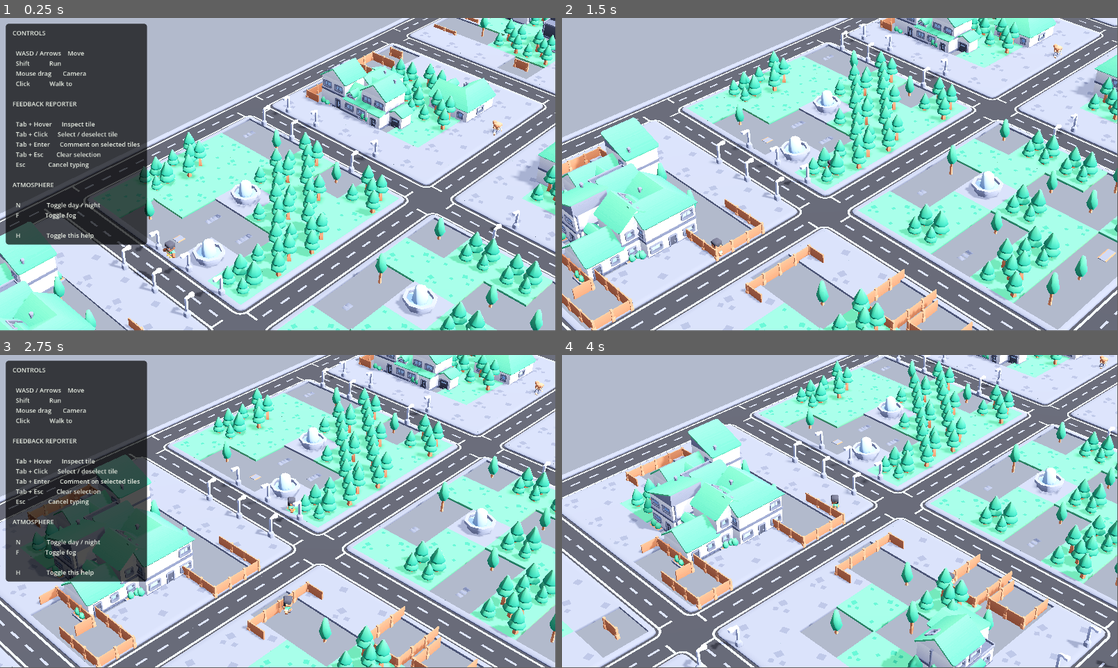
Above: before the commit, frames 1-4 (two rows, left to right).
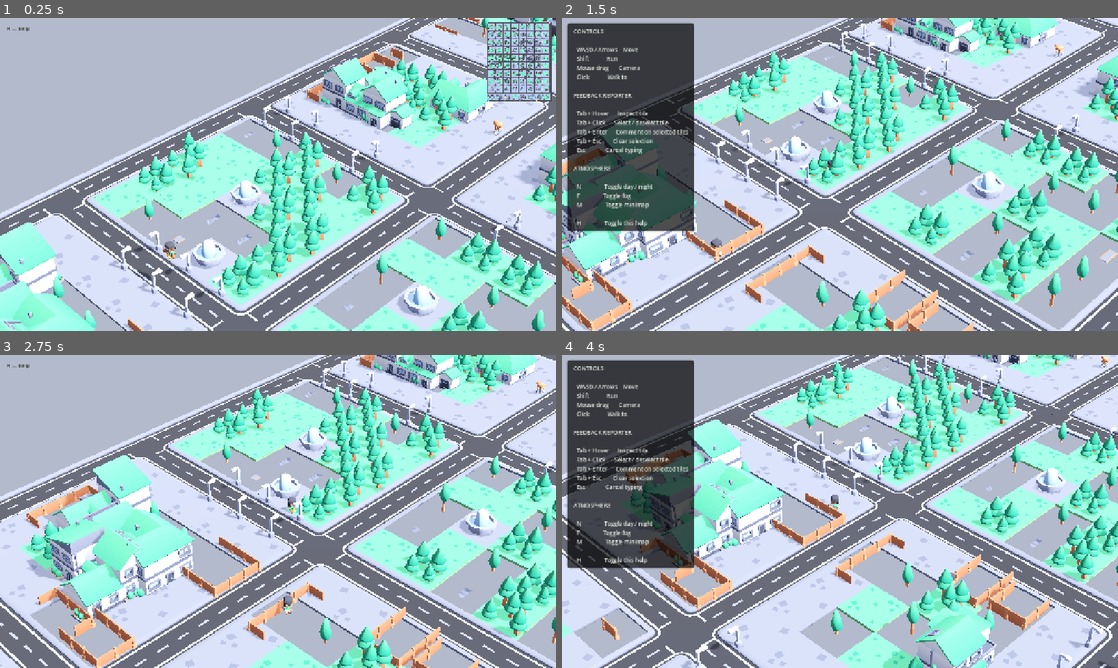
Above: after the commit, the same moments.

Repository: peterschmidt85/openworld
Game: Godot game, scene res://scenes/main.tscn
Same seed, same stepped clock (60 frames per second), same inputs: the game is played once before the commit and once after it.
Inputs (mouse positions are in pixels of both pictures, inside the frame that each line leads up to):
- Up to frame 1 (0.25 s): no input
- Up to frame 2 (1.5 s): tap Enter at 0.5 s; move the mouse to (962, 158) at 0.52 s; hold D 0.53-1.25 s; tap M at 0.6 s; click (962, 158) at 0.67 s; tap H at 0.8 s; drag from (728, 190) to (812, 237) at 1.27 s
- Up to frame 3 (2.75 s): move the mouse to (333, 442) at 2.02 s; hold D from 2.03 s (still down); hold Middle mouse button (camera_rotate) from 2.03 s (still down); click (333, 442) at 2.17 s; tap H at 2.3 s
- Up to frame 4 (4 s): release D at 2.75 s; release Middle mouse button (camera_rotate) at 2.75 s; drag from (812, 574) to (673, 464) at 2.77 s; move the mouse to (1006, 558) at 3.52 s; hold A from 3.53 s (still down); tap H at 3.6 s; click (1006, 558) at 3.67 s
In our replay, the window is 799x449 before the commit and 800x450 after it. These sizes can differ from the game's own. Grey fills any space a smaller window leaves; there, only what the larger window draws over its background counts as a difference.

The runs differ from the first frame. In frame 1, 31% of the frame differs, in the area x 0-100%, y 0-100%; in frame 2, 27%; in frame 3, 29%; in frame 4, 26%.

Commit message:
Add minimap, fix audio loop, window scaling
- Live 3D minimap (SubViewportContainer + orthographic camera) showing
  entire city from above with player dot, toggle with M key
- Fix audio loop: set loop=true in OGG import
- Fix window scaling: add display stretch mode so UI scales on resize
- Help panel hidden by default, shows "H — help" hint

Co-authored-by: Cursor <cursoragent@cursor.com>

Diff:
--- a/city/project.godot
+++ b/city/project.godot
@@ -20,6 +20,13 @@
 ]
 }
 
+[display]
+
+window/size/viewport_width=1280
+window/size/viewport_height=720
+window/stretch/mode="canvas_items"
+window/stretch/aspect="expand"
+
 [rendering]
 
 anti_aliasing/quality/msaa_3d=2
--- a/city/scripts/builder.gd
+++ b/city/scripts/builder.gd
@@ -99,6 +99,16 @@
 	get_parent().add_child.call_deferred(reporter)
 	reporter.setup.call_deferred(gridmap, view_camera)
 
+	# Minimap
+	var minimap_script := load("res://scripts/minimap.gd")
+	var minimap := Control.new()
+	minimap.name = "Minimap"
+	minimap.set_script(minimap_script)
+	minimap.set_anchors_preset(Control.PRESET_FULL_RECT)
+	minimap.mouse_filter = Control.MOUSE_FILTER_IGNORE
+	get_parent().add_child.call_deferred(minimap)
+	minimap.setup.call_deferred(city_gen.plan, city_gen.grid_size, city_gen.Cell)
+
 	# Atmosphere (day/night + fog)
 	var atmo_script := load("res://scripts/atmosphere.gd")
 	var atmo := Node.new()
--- /dev/null
+++ b/city/scripts/minimap.gd
@@ -0,0 +1,116 @@
+extends Control
+
+## Minimap: top-right corner, proportional to city shape, live 3D top-down view.
+
+var grid_size := 60
+var map_max_side := 180.0
+
+var sub_viewport: SubViewport
+var minimap_cam: Camera3D
+var player_dot: Control
+var svc: SubViewportContainer
+
+var city_min := Vector2.ZERO
+var city_max := Vector2.ZERO
+
+
+func setup(plan: Dictionary, p_grid_size: int, _cell_types) -> void:
+	grid_size = p_grid_size
+	_compute_bounds(plan)
+	call_deferred("_build")
+
+
+func _compute_bounds(plan: Dictionary) -> void:
+	var min_x := grid_size
+	var min_z := grid_size
+	var max_x := 0
+	var max_z := 0
+	for pos in plan:
+		if plan[pos] == 6:
+			continue
+		min_x = mini(min_x, pos.x)
+		min_z = mini(min_z, pos.y)
+		max_x = maxi(max_x, pos.x)
+		max_z = maxi(max_z, pos.y)
+	city_min = Vector2(min_x, min_z)
+	city_max = Vector2(max_x + 1, max_z + 1)
+
+
+func _build() -> void:
+	var city_w: float = city_max.x - city_min.x
+	var city_h: float = city_max.y - city_min.y
+	var aspect: float = city_w / city_h if city_h > 0 else 1.0
+
+	var map_w: float
+	var map_h: float
+	if aspect >= 1.0:
+		map_w = map_max_side
+		map_h = map_max_side / aspect
+	else:
+		map_h = map_max_side
+		map_w = map_max_side * aspect
+
+	svc = SubViewportContainer.new()
+	svc.stretch = true
+	svc.anchor_left = 1.0
+	svc.anchor_right = 1.0
+	svc.anchor_top = 0.0
+	svc.offset_left = -(map_w + 12)
+	svc.offset_right = -10
+	svc.offset_top = 10
+	svc.offset_bottom = map_h + 12
+	svc.mouse_filter = Control.MOUSE_FILTER_IGNORE
+	add_child(svc)
+
+	# SubViewport inside the container
+	sub_viewport = SubViewport.new()
+	sub_viewport.size = Vector2i(int(map_w * 2), int(map_h * 2))
+	sub_viewport.render_target_update_mode = SubViewport.UPDATE_ALWAYS
+	sub_viewport.transparent_bg = false
+	svc.add_child(sub_viewport)
+
+	# Orthographic camera covers the city
+	minimap_cam = Camera3D.new()
+	minimap_cam.projection = Camera3D.PROJECTION_ORTHOGONAL
+	minimap_cam.size = maxf(city_w, city_h) * 1.02
+	minimap_cam.position = Vector3((city_min.x + city_max.x) / 2.0, 100, (city_min.y + city_max.y) / 2.0)
+	minimap_cam.rotation_degrees = Vector3(-90, 0, 0)
+	minimap_cam.far = 200.0
+	minimap_cam.near = 0.1
+	sub_viewport.add_child(minimap_cam)
+
+	# Player dot
+	player_dot = Control.new()
+	player_dot.z_index = 10
+	player_dot.mouse_filter = Control.MOUSE_FILTER_IGNORE
+	add_child(player_dot)
+	player_dot.draw.connect(func():
+		player_dot.draw_circle(Vector2.ZERO, 4, Color(1, 1, 1, 0.95))
+		player_dot.draw_circle(Vector2.ZERO, 2.5, Color(0.2, 0.6, 1.0))
+	)
+
+
+func _input(event: InputEvent) -> void:
+	if event is InputEventKey and event.pressed and not event.echo and event.keycode == KEY_M:
+		var show := not svc.visible
+		svc.visible = show
+		player_dot.visible = show
+		get_viewport().set_input_as_handled()
+
+
+func _process(_delta: float) -> void:
+	if player_dot == null:
+		return
+	var players := get_tree().get_nodes_in_group("player")
+	if players.size() == 0:
+		return
+
+	if not svc.visible:
+		return
+	var p: Vector3 = players[0].global_position
+	var nx: float = clampf((p.x - city_min.x) / (city_max.x - city_min.x), 0, 1)
+	var nz: float = clampf((p.z - city_min.y) / (city_max.y - city_min.y), 0, 1)
+	var svc_pos := svc.global_position
+	var svc_sz := svc.size
+	player_dot.position = Vector2(svc_pos.x + nx * svc_sz.x, svc_pos.y + nz * svc_sz.y)
+	player_dot.queue_redraw()
--- a/city/scripts/tile_reporter.gd
+++ b/city/scripts/tile_reporter.gd
@@ -15,6 +15,7 @@
 var selection_mat: StandardMaterial3D = null
 
 var help_panel: PanelContainer = null
+var help_hint: Label = null
 
 var session_id: int = 0
 var session_path: String = ""
@@ -160,6 +161,7 @@
 	# H → toggle help
 	if event is InputEventKey and event.pressed and event.keycode == KEY_H and not text_input.visible:
 		help_panel.visible = not help_panel.visible
+		help_hint.visible = not help_panel.visible
 		get_viewport().set_input_as_handled()
 		return
 
@@ -289,11 +291,23 @@
 		+ "\n"
 		+ "  N                Toggle day / night\n"
 		+ "  F                Toggle fog\n"
+		+ "  M                Toggle minimap\n"
 		+ "\n"
 		+ "  H                Toggle this help"
 	)
 	help_panel.add_child(label)
+	help_panel.visible = false
 	canvas.add_child(help_panel)
+
+	help_hint = Label.new()
+	help_hint.add_theme_font_size_override("font_size", 12)
+	help_hint.add_theme_color_override("font_color", Color(0.7, 0.7, 0.65, 0.6))
+	help_hint.add_theme_color_override("font_shadow_color", Color(0, 0, 0, 0.5))
+	help_hint.add_theme_constant_override("shadow_offset_x", 1)
+	help_hint.add_theme_constant_override("shadow_offset_y", 1)
+	help_hint.text = "H — help"
+	help_hint.position = Vector2(14, 14)
+	canvas.add_child(help_hint)
 
 
 # =========================================================
Not shown, changed: city/sounds/ambience.ogg.import
